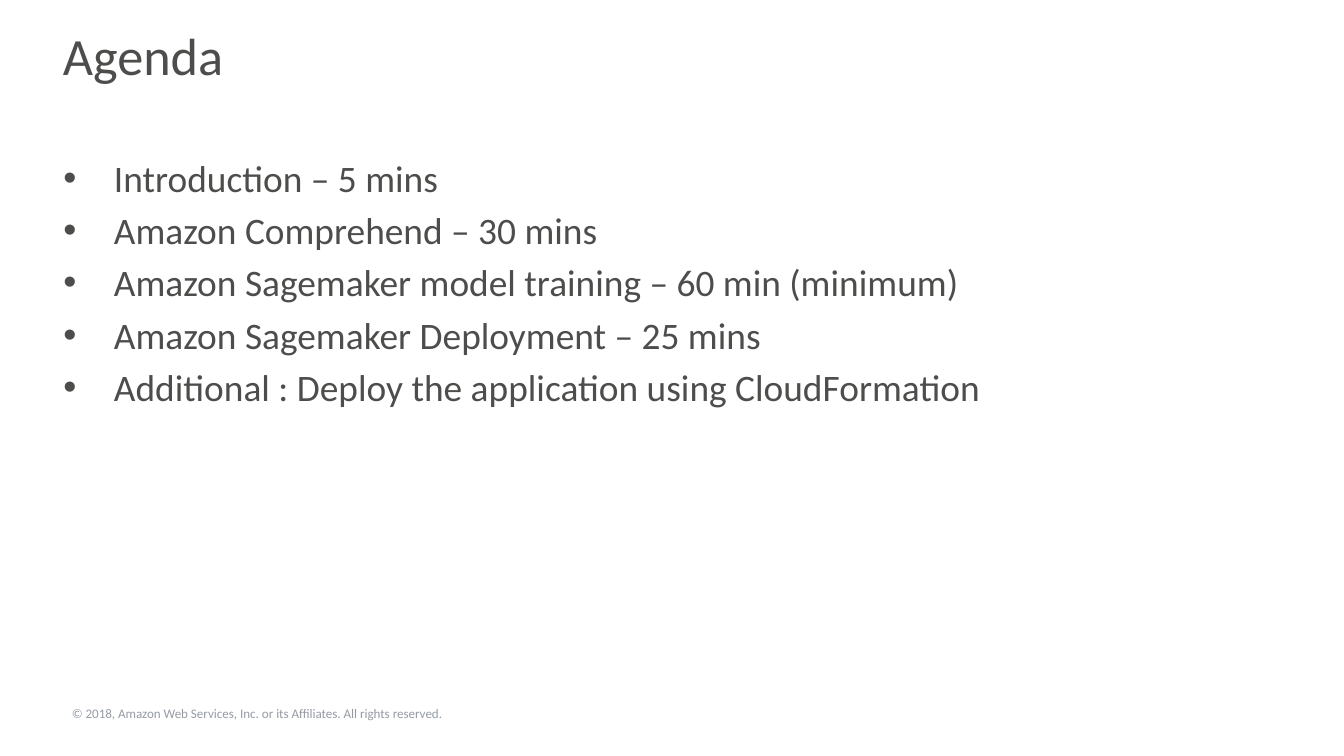
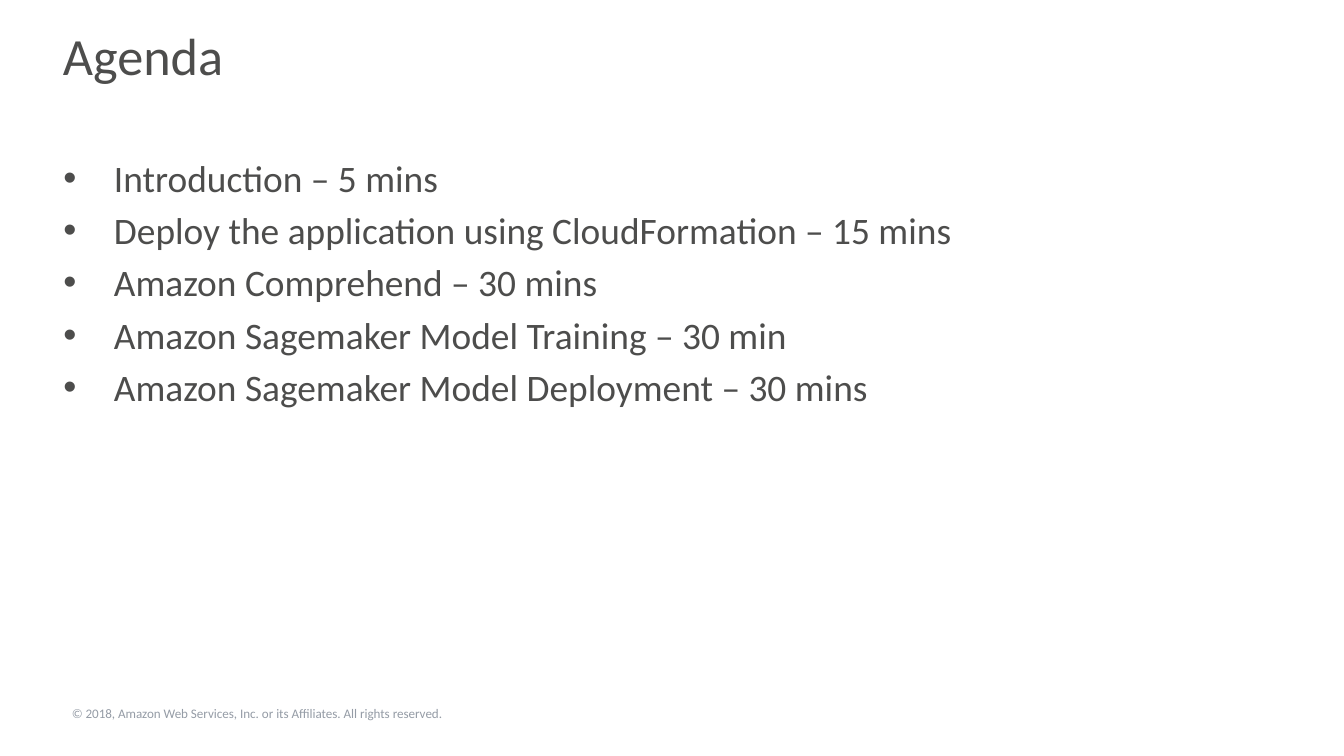
Before and after one commit to aws-samples/aws-nlp-workshop, a slide deck: slide 2 of Presentation-AWS-NLP-workshop.pptx. Drawn at 1344x756 pixels with LibreOffice and Linux fonts; fonts in the diff are those of the drawing; background and template pictures are left out. Boxes give left, top, right and bottom in pixels: in the first picture for what was removed or moved away, otherwise in the second. Text is boxed around its words. In the diff, an @@ line names an element or a change of style, - is before the commit and + after.

```diff
--- a/Presentation-AWS-NLP-workshop.pptx
+++ b/Presentation-AWS-NLP-workshop.pptx
@@ text at (114,218,951,251): paragraph added @@
+• Deploy the application using CloudFormation – 15 mins
@@ text at (114,323,868,408): text changed @@
-• Amazon Sagemaker model training – 60 min (minimum)
-• Amazon Sagemaker Deployment – 25 mins
-• Additional : Deploy the application using CloudFormation
+• Amazon Sagemaker Model Training – 30 min
+• Amazon Sagemaker Model Deployment – 30 mins
```
Also in this commit, not shown: 1 other slide changed.
